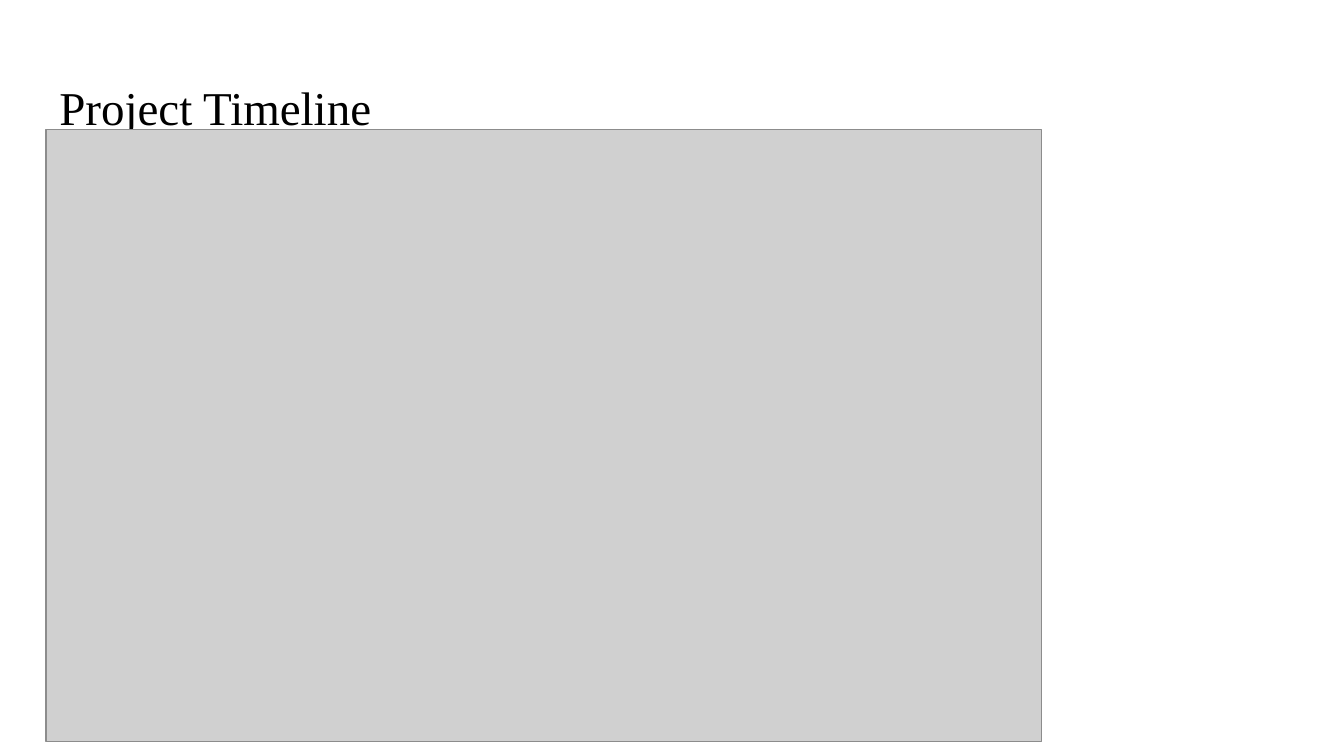
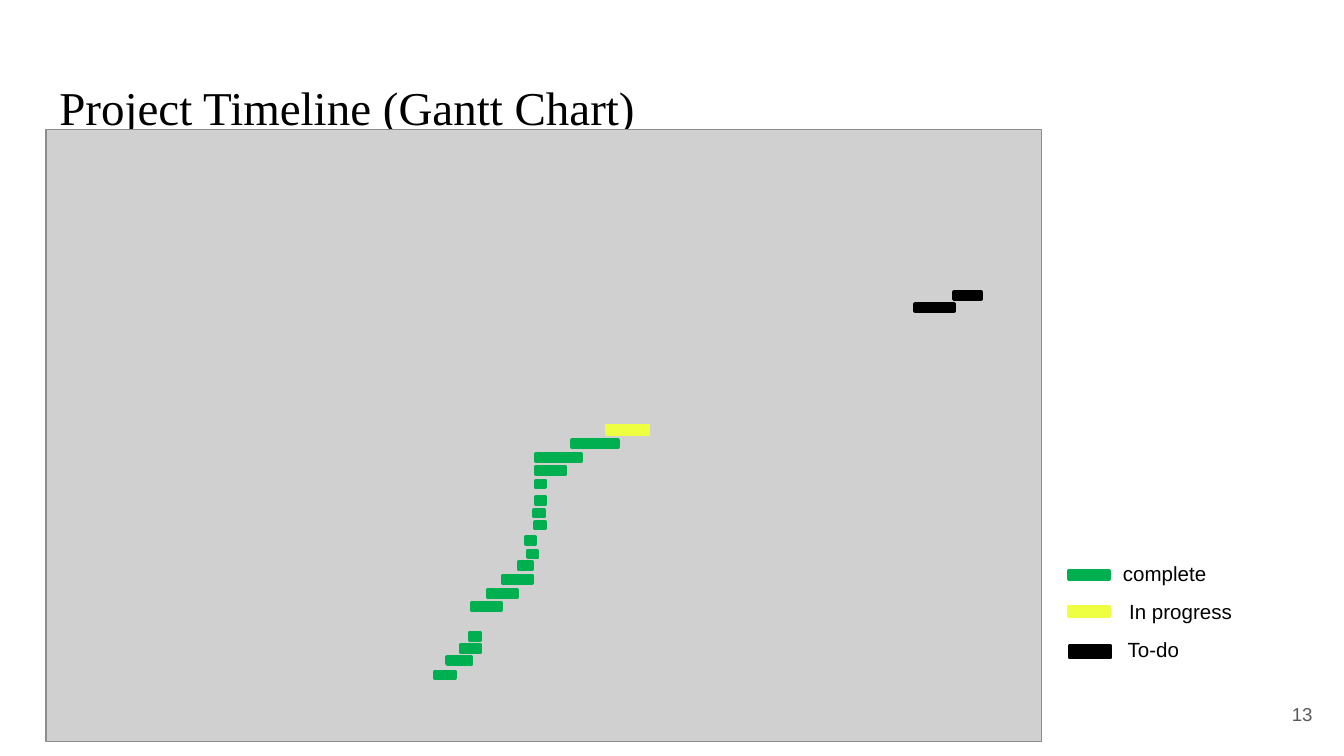
Before and after one commit to Lumineskz/AnonFeedbackWall, a slide deck: slide 13 of Presentations/Proposal Format.pptx (slide 14 before the commit). Drawn at 1344x756 pixels with LibreOffice and Linux fonts; fonts in the diff are those of the drawing; grey boxes stand for pictures. Boxes give left, top, right and bottom in pixels: in the first picture for what was removed or moved away, otherwise in the second. Text is boxed around its words. In the diff, an @@ line names an element or a change of style, - is before the commit and + after.

```diff
--- a/Presentations/Proposal Format.pptx
+++ b/Presentations/Proposal Format.pptx
@@ title at bbox=[59, 92, 635, 135]: text changed @@
-Project Timeline
+Project Timeline (Gantt Chart)
@@ rectangle added at bbox=[954, 292, 981, 298], fill #000000, outline #000000 2 pt @@
@@ rectangle added at bbox=[915, 304, 954, 310], fill #000000, outline #000000 2 pt @@
@@ rectangle added at bbox=[573, 441, 618, 448], fill #00B050, outline #00B050 2 pt @@
@@ rectangle added at bbox=[607, 426, 649, 435], fill #EEFF41, outline #EEFF41 2 pt @@
@@ rectangle added at bbox=[536, 466, 566, 473], fill #00B050, outline #00B050 2 pt @@
@@ rectangle added at bbox=[536, 454, 582, 461], fill #00B050, outline #00B050 2 pt @@
@@ rectangle added at bbox=[535, 509, 544, 516], fill #00B050, outline #00B050 2 pt @@
@@ rectangle added at bbox=[536, 481, 546, 488], fill #00B050, outline #00B050 2 pt @@
@@ rectangle added at bbox=[536, 497, 546, 504], fill #00B050, outline #00B050 2 pt @@
@@ rectangle added at bbox=[526, 538, 535, 544], fill #00B050, outline #00B050 2 pt @@
@@ rectangle added at bbox=[535, 521, 544, 528], fill #00B050, outline #00B050 2 pt @@
@@ rectangle added at bbox=[519, 562, 532, 569], fill #00B050, outline #00B050 2 pt @@
@@ rectangle added at bbox=[528, 551, 538, 558], fill #00B050, outline #00B050 2 pt @@
@@ text added at bbox=[1123, 566, 1206, 586], 11 pt, text #000000 @@
+complete
@@ rectangle added at bbox=[488, 590, 517, 597], fill #00B050, outline #00B050 2 pt @@
@@ rectangle added at bbox=[503, 577, 532, 583], fill #00B050, outline #00B050 2 pt @@
@@ rectangle added at bbox=[1068, 570, 1110, 579], fill #00B050, outline #00B050 2 pt @@
@@ rectangle added at bbox=[472, 603, 501, 610], fill #00B050, outline #00B050 2 pt @@
@@ rectangle added at bbox=[1068, 607, 1110, 617], fill #EEFF41, outline #EEFF41 2 pt @@
@@ text added at bbox=[1129, 605, 1232, 624], 11 pt, text #000000 @@
+In progress
@@ rectangle added at bbox=[448, 657, 472, 664], fill #00B050, outline #00B050 2 pt @@
@@ rectangle added at bbox=[461, 645, 481, 652], fill #00B050, outline #00B050 2 pt @@
@@ rectangle added at bbox=[469, 633, 480, 640], fill #00B050, outline #00B050 2 pt @@
@@ rectangle added at bbox=[1070, 646, 1111, 657], fill #000000, outline #000000 2 pt @@
@@ text added at bbox=[1128, 642, 1179, 658], 11 pt, text #000000 @@
+To-do
@@ rectangle added at bbox=[435, 672, 456, 679], fill #00B050, outline #00B050 2 pt @@
@@ page number added at bbox=[1292, 708, 1313, 721], 10 pt, text #595959 @@
+13
```
Also in this commit, not shown: 14 other slides changed, 1 slide removed, 1 other file.
